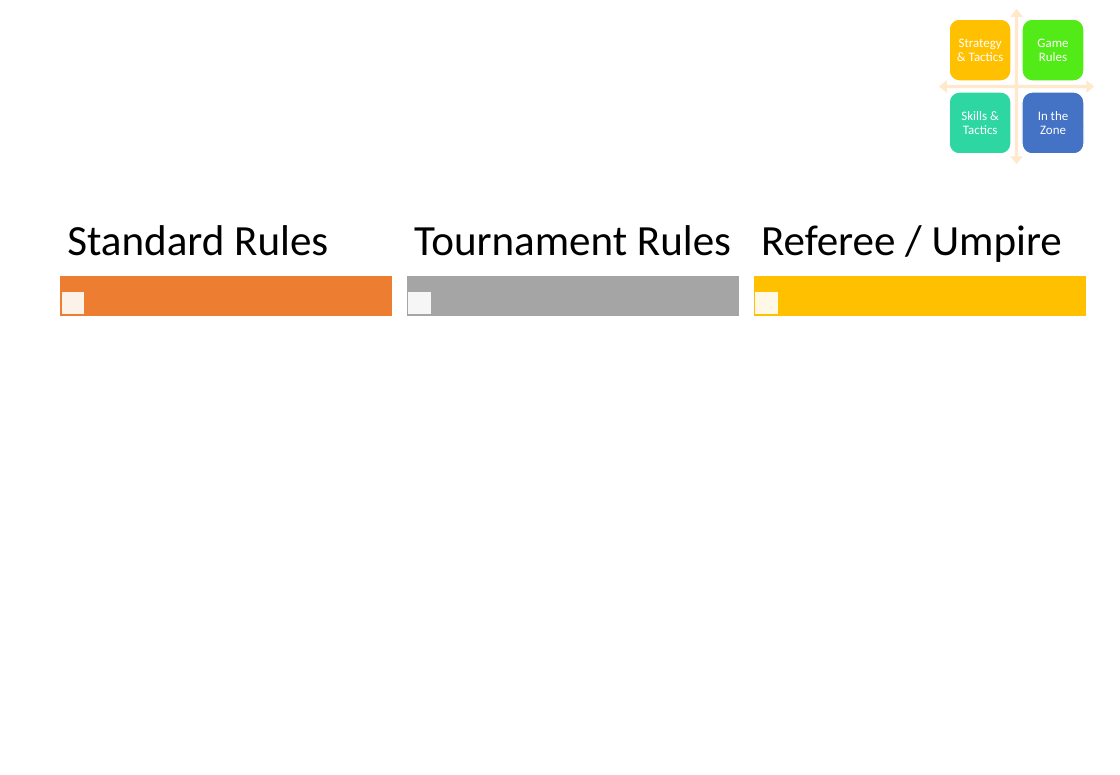
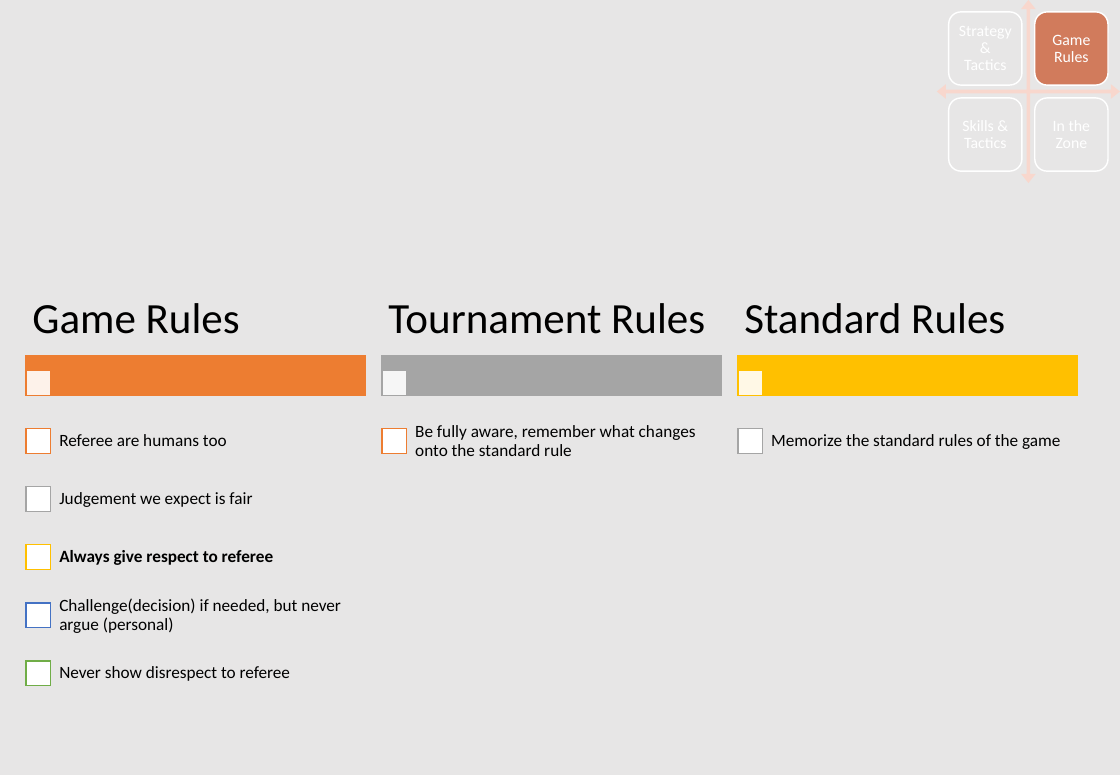
Before and after one commit to a-faros/base, a slide deck: slide 6 of MentalFitness/MentalFitness.pptx. Drawn at 1120x775 pixels with LibreOffice and Linux fonts; fonts in the diff are those of the drawing. Boxes give left, top, right and bottom in pixels: in the first picture for what was removed or moved away, otherwise in the second. Text is boxed around its words. In the diff, an @@ line names an element or a change of style, - is before the commit and + after.

```diff
--- a/MentalFitness/MentalFitness.pptx
+++ b/MentalFitness/MentalFitness.pptx
@@ background #FFFFFF to #E7E6E6 @@
@@ quad arrow: place and size @@
-quad arrow at (939,9,1094,164)
+quad arrow at (937,0,1120,183)
@@ quad arrow at (937,0,1120,183): fill #FFE8CC to #F8D7CE @@
@@ rounded rectangle: place and size @@
-rounded rectangle at (949,20,1011,82)
+rounded rectangle at (949,12,1023,86)
@@ rounded rectangle at (949,12,1023,86): fill #FFC000 to #E7E6E6 @@
@@ rounded rectangle: place and size @@
-rounded rectangle at (1023,20,1085,82)
+rounded rectangle at (1035,12,1109,86)
@@ rounded rectangle at (1035,12,1109,86): fill #53EB17 to #D17B5C @@
@@ text "Game Rules": place and size @@
-text "Game Rules" at (1037,38,1068,61)
+text "Game Rules" at (1052,35,1090,62)
@@ text "Game Rules" at (1052,35,1090,62): size 9 to 11 pt @@
@@ text removed at (959,38,1004,61) @@
-Strategy & Tactics
@@ rounded rectangle: place and size @@
-rounded rectangle at (949,92,1011,154)
+rounded rectangle at (949,98,1023,172)
@@ rounded rectangle at (949,98,1023,172): fill #2ED7A1 to #E7E6E6 @@
@@ text removed at (961,111,998,134) @@
-Skills & Tactics
@@ rounded rectangle: place and size @@
-rounded rectangle at (1023,92,1085,154)
+rounded rectangle at (1035,98,1109,172)
@@ rounded rectangle at (1035,98,1109,172): fill #4472C4 to #E7E6E6 @@
@@ text removed at (1038,111,1069,134) @@
-In the Zone
@@ text removed at (761,225,1062,262) @@
-Referee / Umpire
@@ text "Tournament Rules": place and size @@
-text "Tournament Rules" at (414,225,731,256)
+text "Tournament Rules" at (388,303,705,334)
@@ text "Standard Rules": place and size @@
-text "Standard Rules" at (67,225,328,256)
+text "Standard Rules" at (744,303,1005,334)
@@ rectangle: place and size @@
-rectangle at (61,277,392,316)
+rectangle at (26,356,365,396)
@@ rectangle: place and size @@
-rectangle at (407,277,738,316)
+rectangle at (382,356,721,396)
@@ rectangle: place and size @@
-rectangle at (755,277,1086,316)
+rectangle at (738,356,1078,396)
@@ rectangle: place and size @@
-rectangle at (61,292,85,315)
+rectangle at (26,371,51,396)
@@ rectangle: place and size @@
-rectangle at (407,292,431,315)
+rectangle at (382,371,406,396)
@@ rectangle: place and size @@
-rectangle at (755,292,779,315)
+rectangle at (738,371,763,396)
@@ group added at (26,303,1060,687): 8 texts, 7 rectangles @@
+Game Rules
+Referee are humans too
+Judgement we expect is fair
+Always give respect to referee
+Challenge(decision) if needed, but never argue (personal)
+Never show disrespect to referee
+Be fully aware, remember what changes onto the standard rule
+Memorize the standard rules of the game
```
Also in this commit, not shown: 6 other slides changed, 1 slide added, 2 other files.
